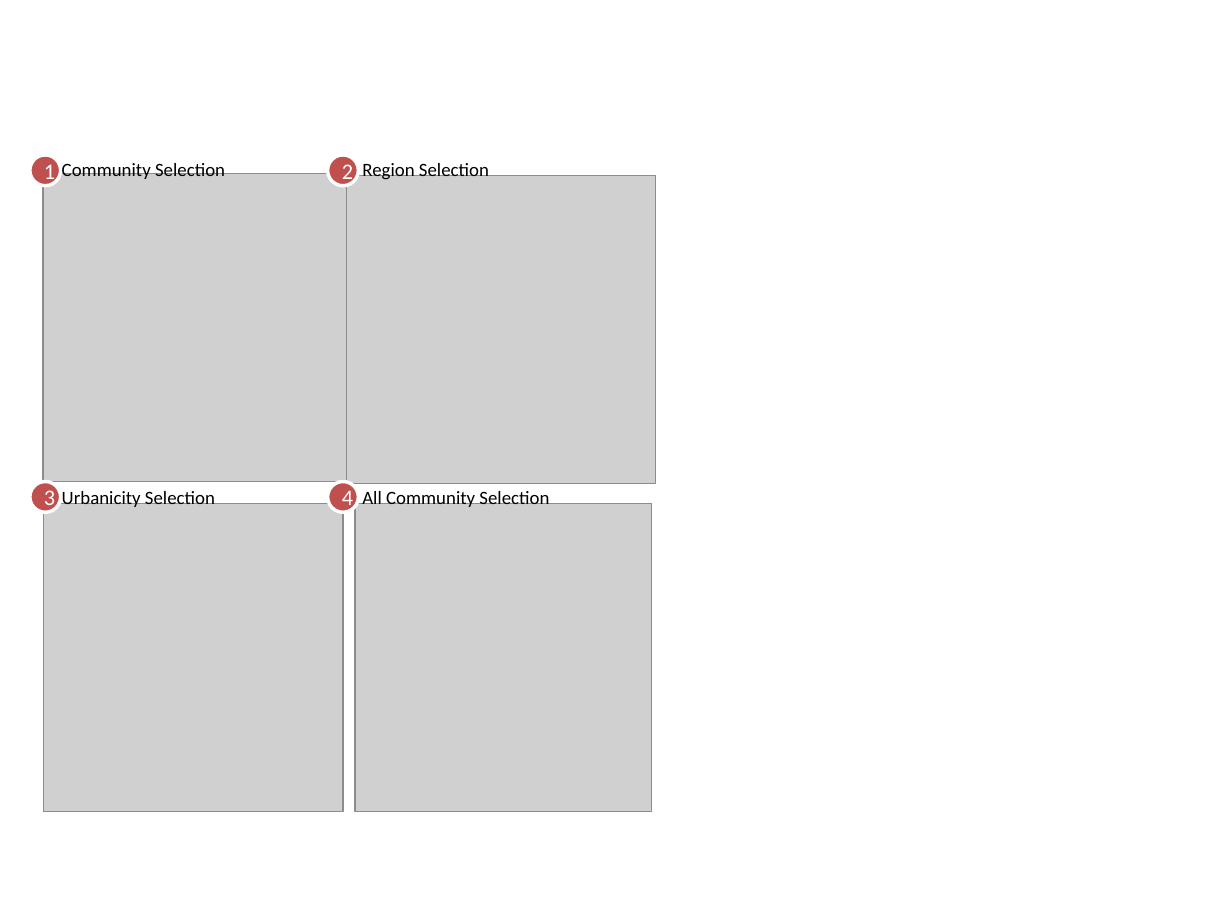
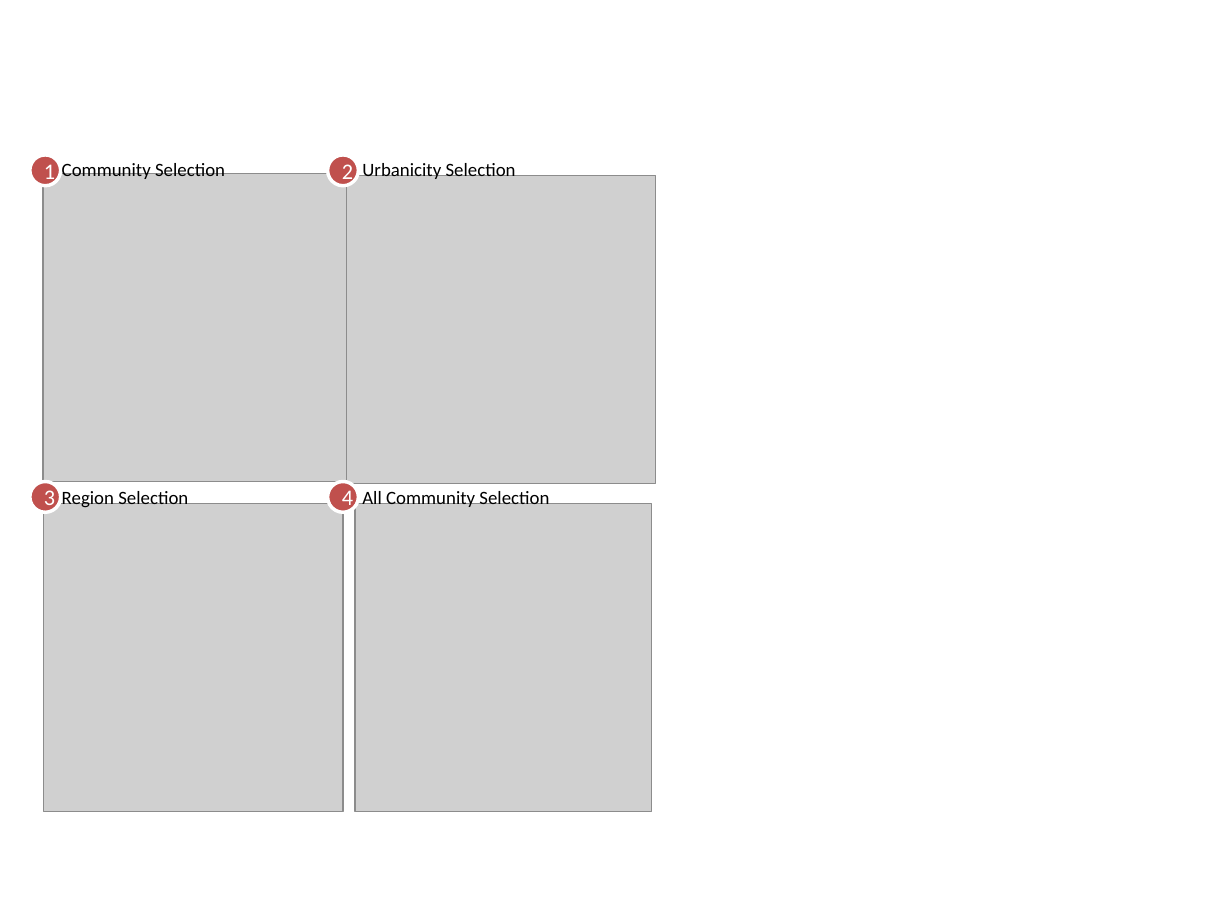
Before and after one commit to gammarama/DataExpo2013, a slide deck: slide 2 of paper/images/images.pptx. Drawn at 1232x924 pixels with LibreOffice and Linux fonts; fonts in the diff are those of the drawing; grey boxes stand for pictures. Boxes give left, top, right and bottom in pixels: in the first picture for what was removed or moved away, otherwise in the second. Text is boxed around its words. In the diff, an @@ line names an element or a change of style, - is before the commit and + after.

```diff
--- a/paper/images/images.pptx
+++ b/paper/images/images.pptx
@@ text at (362, 161, 516, 179): text changed @@
-Region Selection
+Urbanicity Selection
@@ text at (62, 489, 188, 508): text changed @@
-Urbanicity Selection
+Region Selection
```
Also in this commit, not shown: 1 other file.
